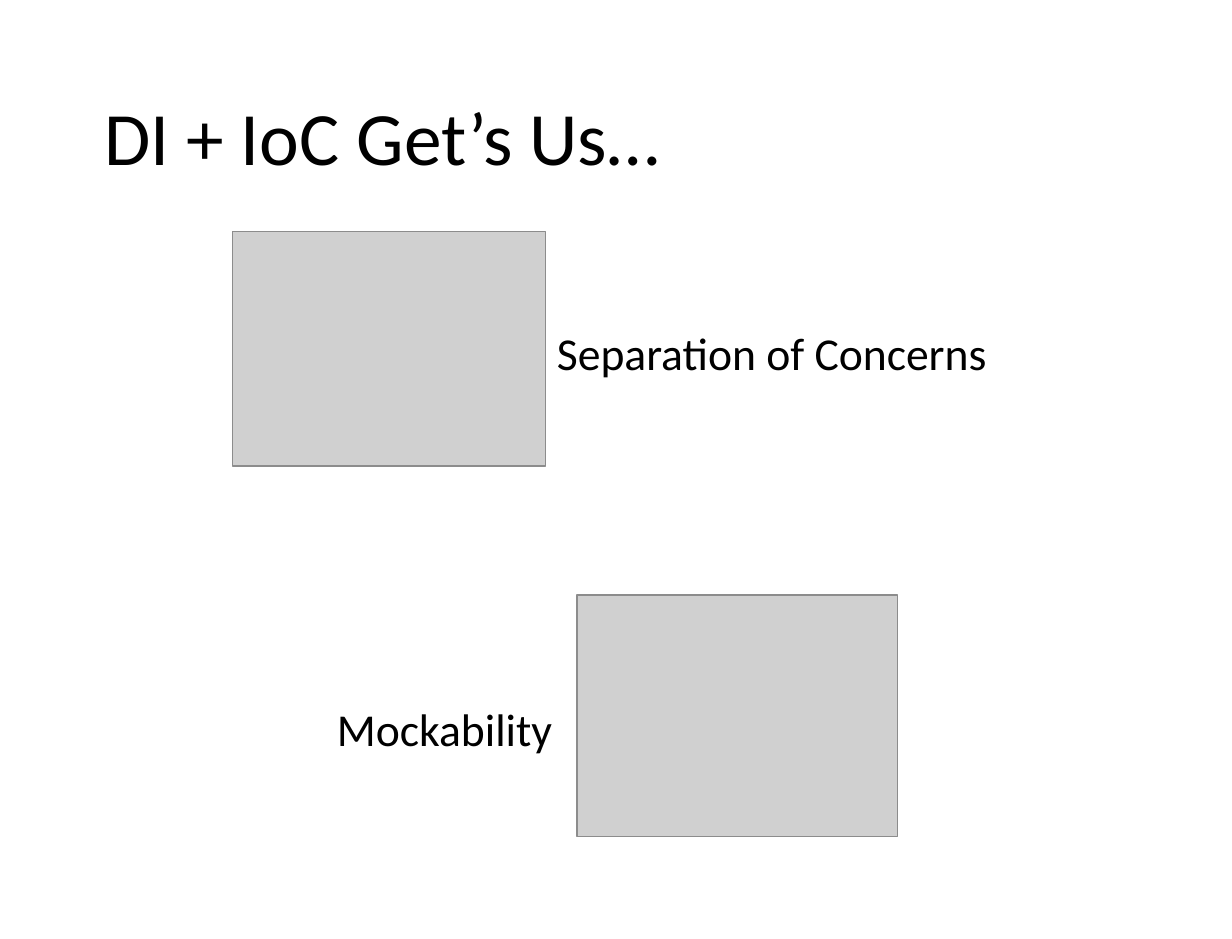
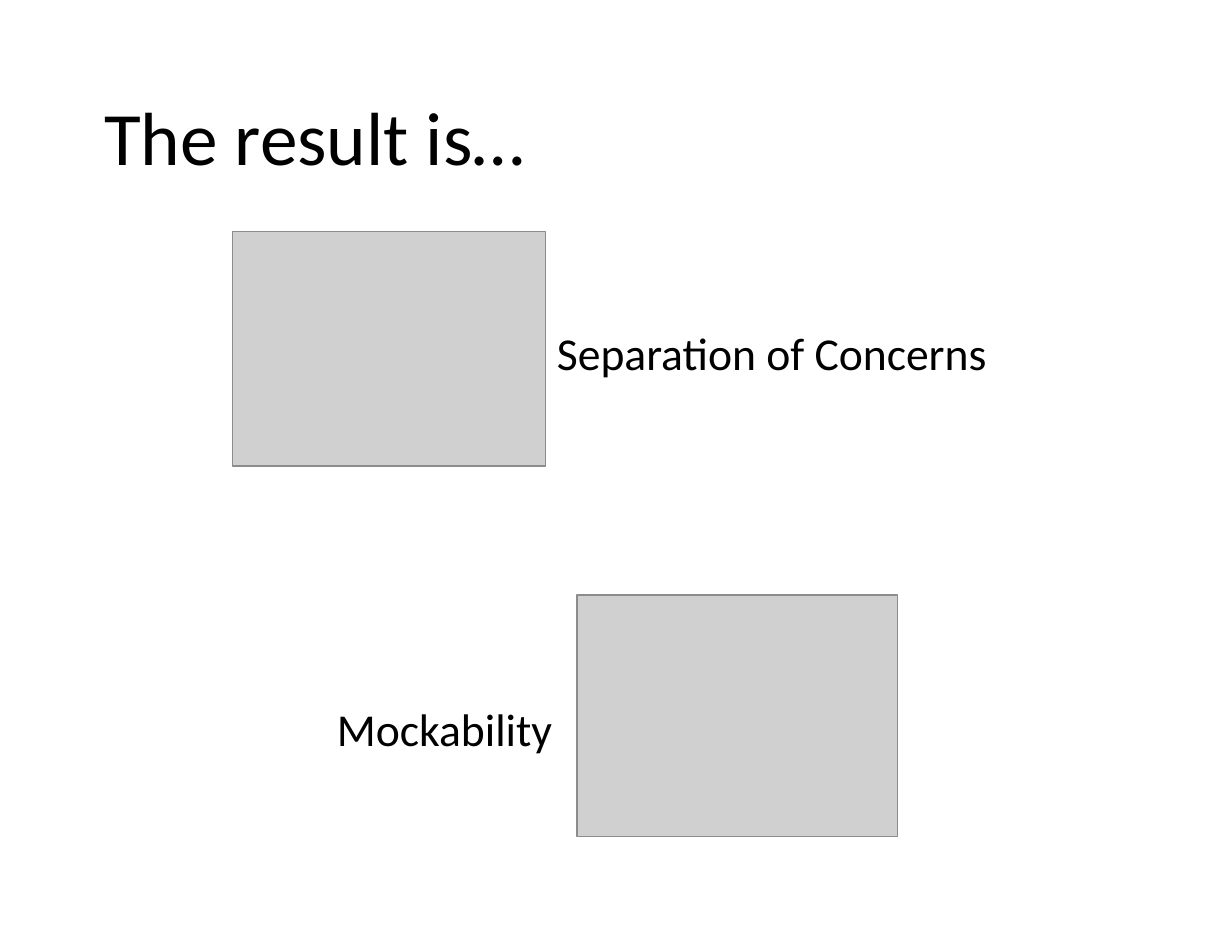
Before and after one commit to kburnell/TestDriving.NET, a slide deck: slide 31 of TestDrivingDotNet.pptx (slide 26 before the commit). Drawn at 1232x939 pixels with LibreOffice and Linux fonts; fonts in the diff are those of the drawing; grey boxes stand for pictures; background and template pictures are left out. Boxes give left, top, right and bottom in pixels: in the first picture for what was removed or moved away, otherwise in the second. Text is boxed around its words. In the diff, an @@ line names an element or a change of style, - is before the commit and + after.

```diff
--- a/TestDrivingDotNet.pptx
+++ b/TestDrivingDotNet.pptx
@@ title at <box>104,112,525,166</box>: text changed @@
-DI + IoC Get’s Us…
+The result is…
```
Also in this commit, not shown: 16 other slides changed, 6 slides added, 1 slide removed, 1 other file.
